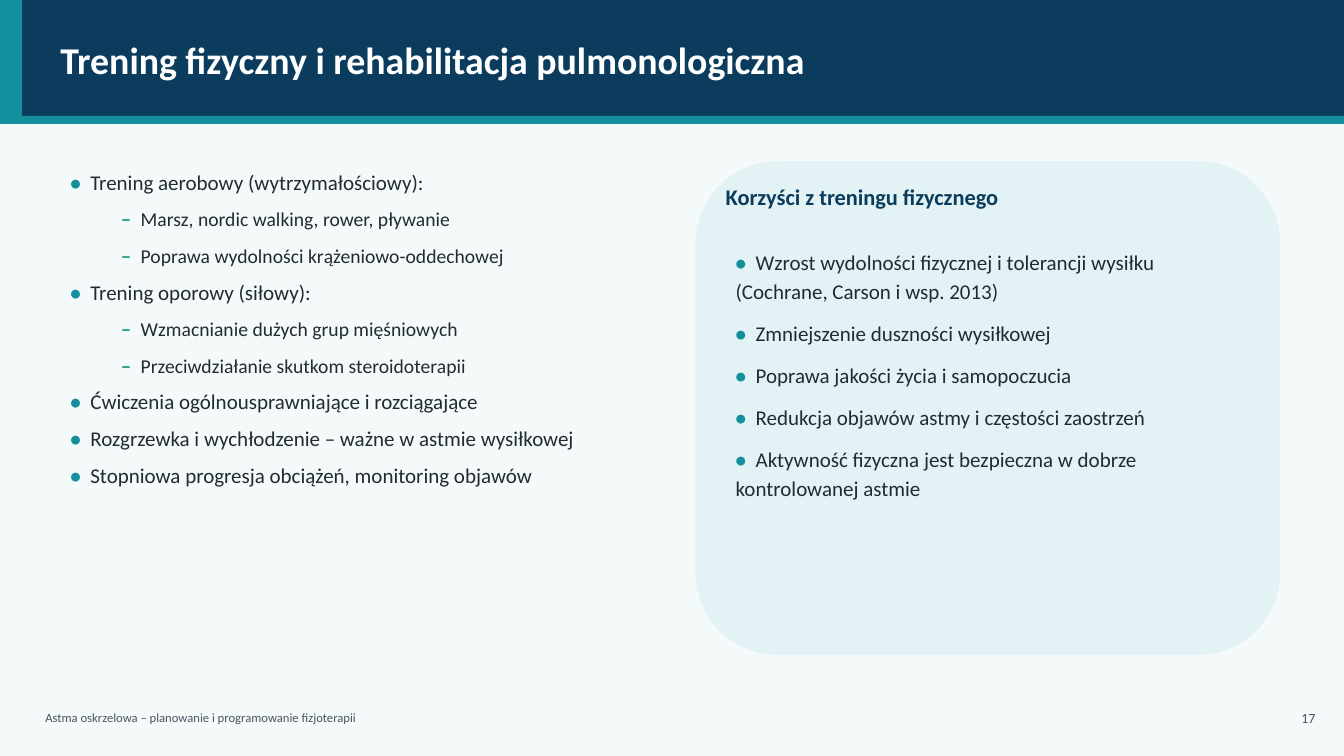
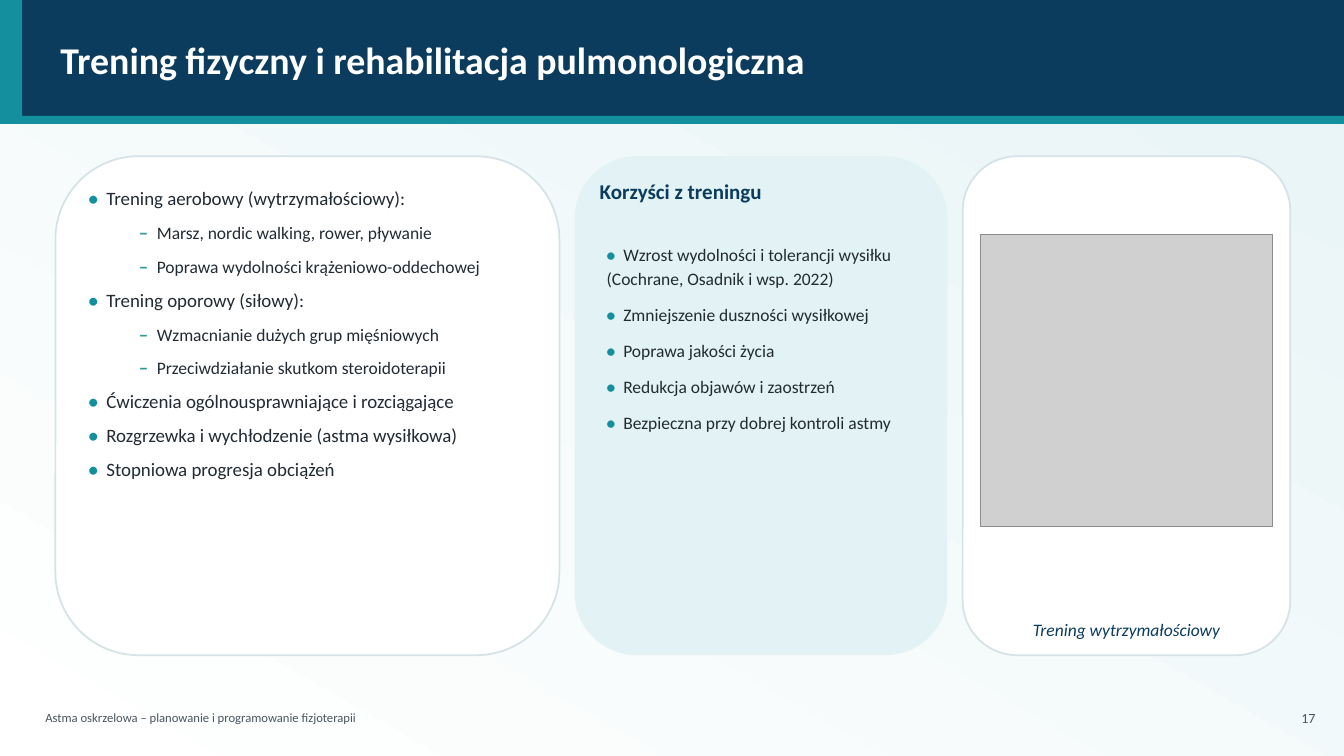
Before and after one commit to ernestkurdziel-max/eqwdfqae, a slide deck: slide 18 of Astma_oskrzelowa_fizjoterapia_prezentacja.pptx. Drawn at 1344x756 pixels with LibreOffice and Linux fonts; fonts in the diff are those of the drawing; grey boxes stand for pictures. Boxes give left, top, right and bottom in pixels: in the first picture for what was removed or moved away, otherwise in the second. Text is boxed around its words. In the diff, an @@ line names an element or a change of style, - is before the commit and + after.

```diff
--- a/Astma_oskrzelowa_fizjoterapia_prezentacja.pptx
+++ b/Astma_oskrzelowa_fizjoterapia_prezentacja.pptx
@@ background #F4F9FA to #FFFFFF @@
@@ rectangle added at bbox=[0, 0, 1344, 756], fill gradient #FFFFFF to #E8F4F6 @@
@@ rounded rectangle added at bbox=[55, 156, 560, 655], fill #FFFFFF, outline #D5E3E6 1.25 pt @@
@@ text "• Trening aerobowy (wytrzymałościowy):": place and size @@
-text "• Trening aerobowy (wytrzymałościowy):" at bbox=[90, 175, 574, 487]
+text "• Trening aerobowy (wytrzymałościowy):" at bbox=[106, 191, 480, 480]
@@ rounded rectangle: place and size @@
-rounded rectangle at bbox=[696, 161, 1280, 655]
+rounded rectangle at bbox=[575, 156, 948, 655]
@@ rounded rectangle added at bbox=[963, 156, 1291, 655], fill #FFFFFF, outline #D5E3E6 1.25 pt @@
@@ text at bbox=[106, 191, 480, 412]: size 15 to 13.5 pt in "• Trening aerobowy (wytrzymałościowy):", "–", "–", "• Trening oporowy (siłowy):" and 3 more places; size 14 to 12.5 pt in "Marsz, nordic walking, rower, pływanie", "Poprawa wydolności krążeniowo-oddechowej", "Wzmacnianie dużych grup mięśniowych", "Przeciwdziałanie skutkom steroidoterapii" @@
@@ text at bbox=[600, 184, 762, 203]: text changed; size 16 to 15 pt @@
-Korzyści z treningu fizycznego
+Korzyści z treningu
@@ text "• Wzrost wydolności i tolerancji ...": place and size @@
-text "• Wzrost wydolności i tolerancji ..." at bbox=[736, 255, 1154, 500]
+text "• Wzrost wydolności i tolerancji ..." at bbox=[607, 249, 891, 432]
@@ picture added at bbox=[981, 235, 1272, 526] @@
@@ text at bbox=[607, 249, 891, 288]: text changed; size 15 to 12.5 pt @@
-• Wzrost wydolności fizycznej i tolerancji wysiłku (Cochrane, Carson i wsp. 2013)
+• Wzrost wydolności i tolerancji wysiłku (Cochrane, Osadnik i wsp. 2022)
@@ text at bbox=[623, 309, 869, 324]: size 15 to 12.5 pt in "• Zmniejszenie duszności wysiłkowej"; less space between paragraphs @@
@@ text at bbox=[623, 345, 890, 432]: text changed; size 15 to 12.5 pt @@
-• Poprawa jakości życia i samopoczucia
-• Redukcja objawów astmy i częstości zaostrzeń
-• Aktywność fizyczna jest bezpieczna w dobrze kontrolowanej astmie
+• Poprawa jakości życia
+• Redukcja objawów i zaostrzeń
+• Bezpieczna przy dobrej kontroli astmy
@@ text at bbox=[106, 428, 457, 480]: text changed; size 15 to 13.5 pt @@
-• Rozgrzewka i wychłodzenie – ważne w astmie wysiłkowej
-• Stopniowa progresja obciążeń, monitoring objawów
+• Rozgrzewka i wychłodzenie (astma wysiłkowa)
+• Stopniowa progresja obciążeń
@@ ellipse added at bbox=[1079, 474, 1344, 756], fill #DDEFF1 @@
@@ ellipse added at bbox=[0, 524, 151, 756], fill #E8F5F0 @@
@@ text added at bbox=[1033, 624, 1220, 639], 12.5 pt, text #0B3C5D, italic @@
+Trening wytrzymałościowy
```
Also in this commit, not shown: 26 other slides changed, 1 slide added, 1 slide removed, 7 other files.
